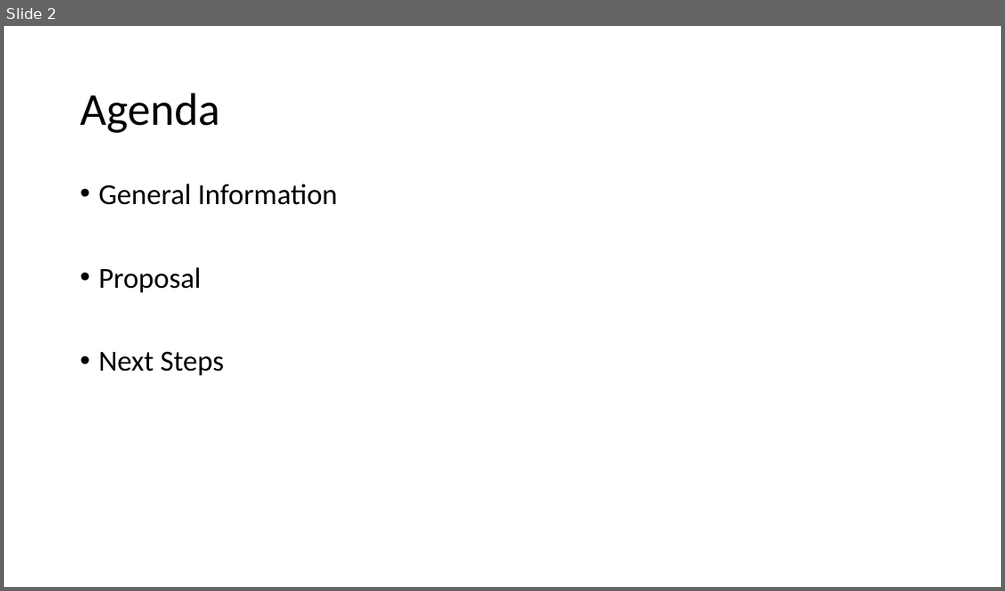
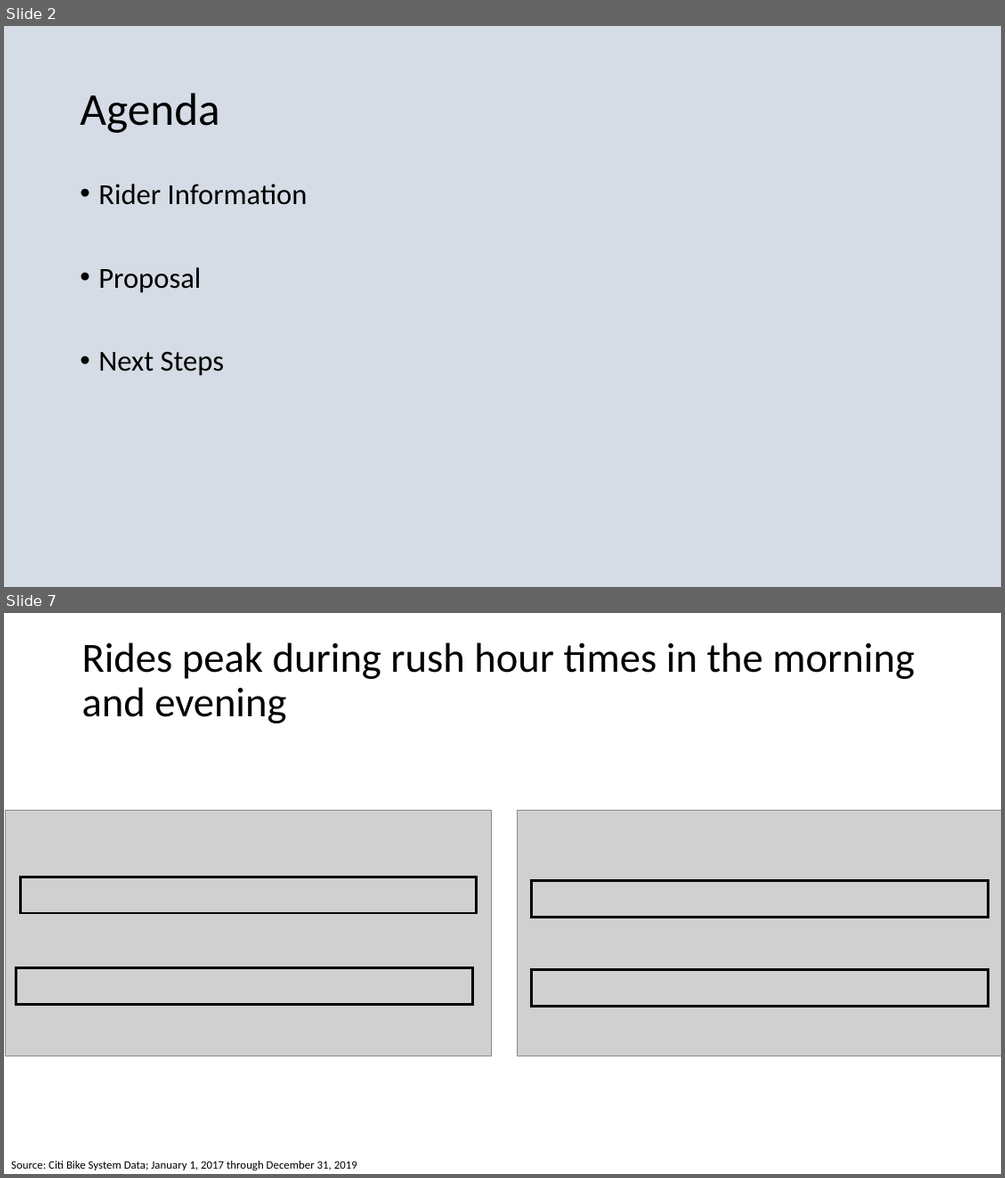
Before and after one commit to cglovertenn/Citi_Bike_Expanded, a slide deck: CitiBike_Final.pptx. Shown one above the other, each under a label of ours: slide 2 before the commit, slides 2 and 7 after it; the slides between them are not shown. The pictures are 1005x591 and 1005x1178 pixels, drawn with LibreOffice and Linux fonts; fonts in the diff are those of the drawing; grey boxes stand for pictures. Boxes give left, top, right and bottom in pixels: in the first picture for what was removed or moved away, otherwise in the second. Text is boxed around its words. In the diff, an @@ line names an element or a change of style, - is before the commit and + after.

```diff
--- a/CitiBike_Final.pptx
+++ b/CitiBike_Final.pptx
@@ slide 7 added at box(4, 613, 1001, 1174), background #FFFFFF @@
@@ title added at box(82, 642, 914, 723), 40 pt, text #000000 @@
+Rides peak during rush hour times in the morning and evening
@@ picture added at box(6, 810, 492, 1055) @@
@@ picture added at box(517, 810, 1001, 1055) @@
@@ rectangle added at box(20, 877, 477, 913), outline #000000 2.5 pt @@
@@ rectangle added at box(532, 881, 988, 916), outline #000000 2.5 pt @@
@@ rectangle added at box(16, 968, 472, 1004), outline #000000 2.5 pt @@
@@ rectangle added at box(532, 970, 988, 1005), outline #000000 2.5 pt @@
@@ text added at box(11, 1160, 357, 1171), 11 pt, text #000000 @@
+Source: Citi Bike System Data; January 1, 2017 through December 31, 2019
@@ slide 2 changed as well @@
@@ background #FFFFFF to #D6DCE5 @@
@@ text at box(98, 184, 307, 205): text changed @@
-• General Information
+• Rider Information
```
Also in this commit, not shown: 3 other slides changed, 7 other slides added, 7 slides removed.
